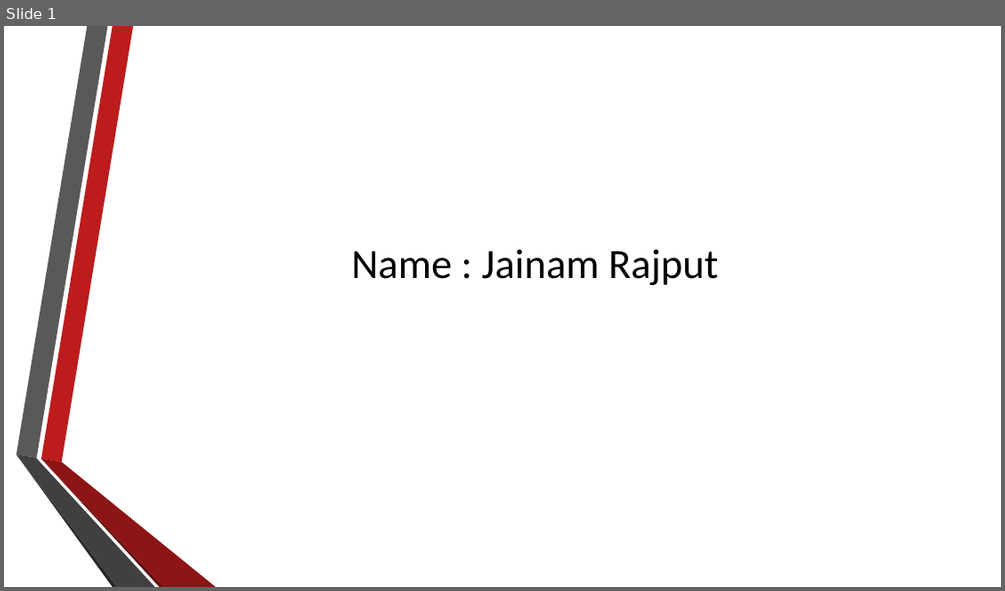
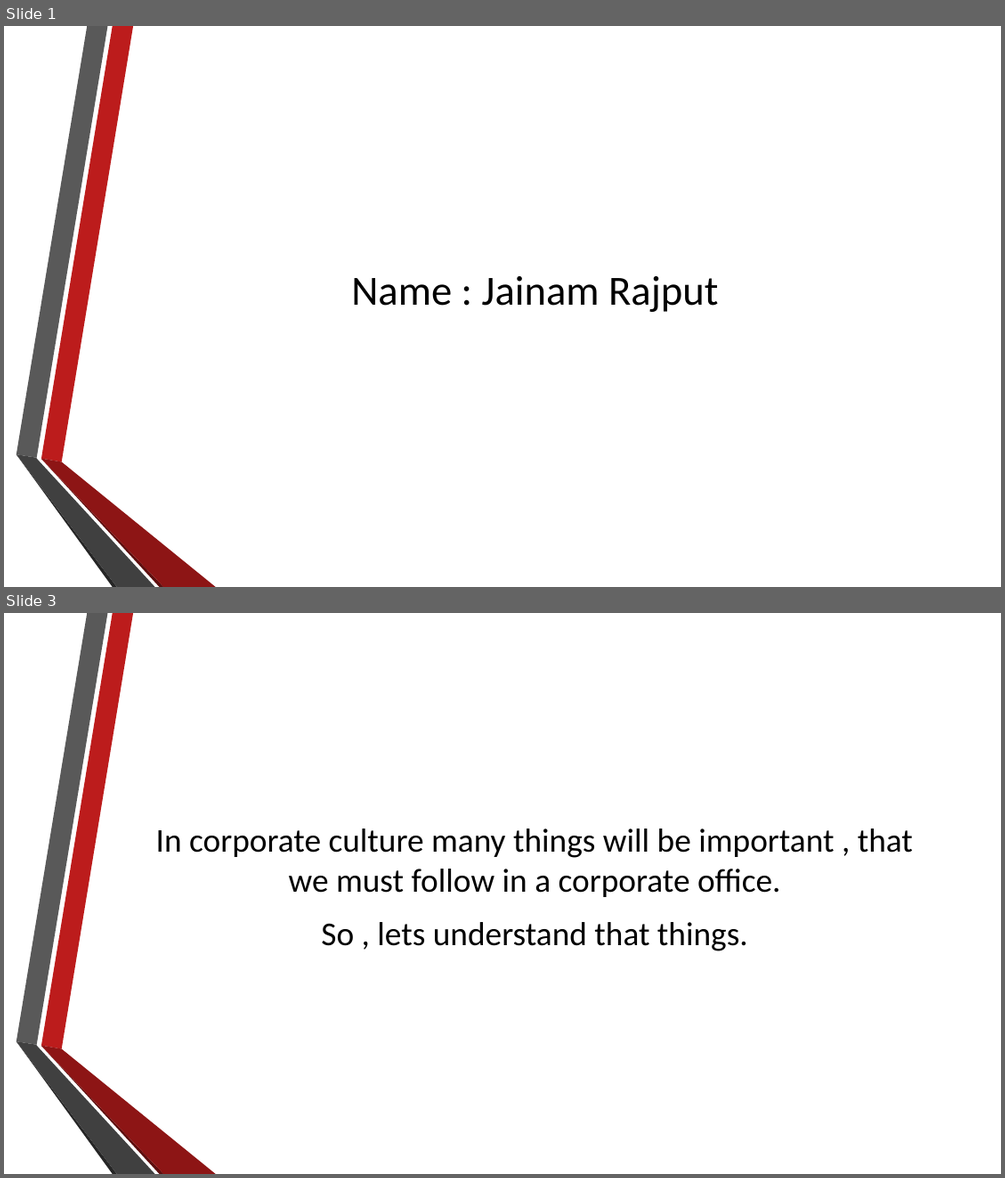
Before and after one commit to rajputjainam244/Assignment, a slide deck: building corporate culture.pptx. Shown one above the other, each under a label of ours: slide 1 before the commit, slides 1 and 3 after it; the slides between them are not shown. The pictures are 1005x591 and 1005x1178 pixels, drawn with LibreOffice and Linux fonts; fonts in the diff are those of the drawing; background and template pictures are left out. Boxes give left, top, right and bottom in pixels: in the first picture for what was removed or moved away, otherwise in the second. Text is boxed around its words. In the diff, an @@ line names an element or a change of style, - is before the commit and + after.

```diff
--- a/building corporate culture.pptx
+++ b/building corporate culture.pptx
@@ slide 3 added at box(4, 613, 1001, 1174), background picture (left out); not listed: 6 template elements that a slide beside it also shows @@
@@ text added at box(156, 828, 913, 951), 32 pt, text #000000 @@
+In corporate culture many things will be important , that we must follow in a corporate office.
+So , lets understand that things.
@@ slide 1 changed as well @@
@@ title "Name : Jainam Rajput": place and size @@
-title "Name : Jainam Rajput" at box(351, 249, 718, 285)
+title "Name : Jainam Rajput" at box(351, 276, 718, 312)
```
Also in this commit, not shown: 1 other slide changed, 12 other slides added, 2 slides removed.
